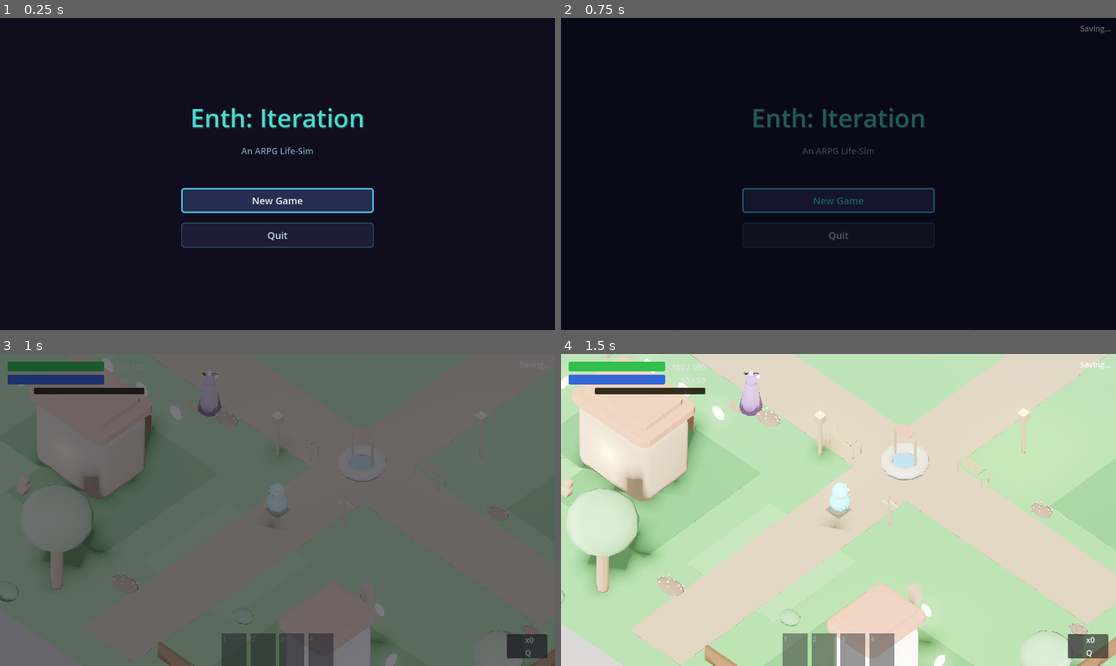
Above: before the commit, frames 1-4 (two rows, left to right).
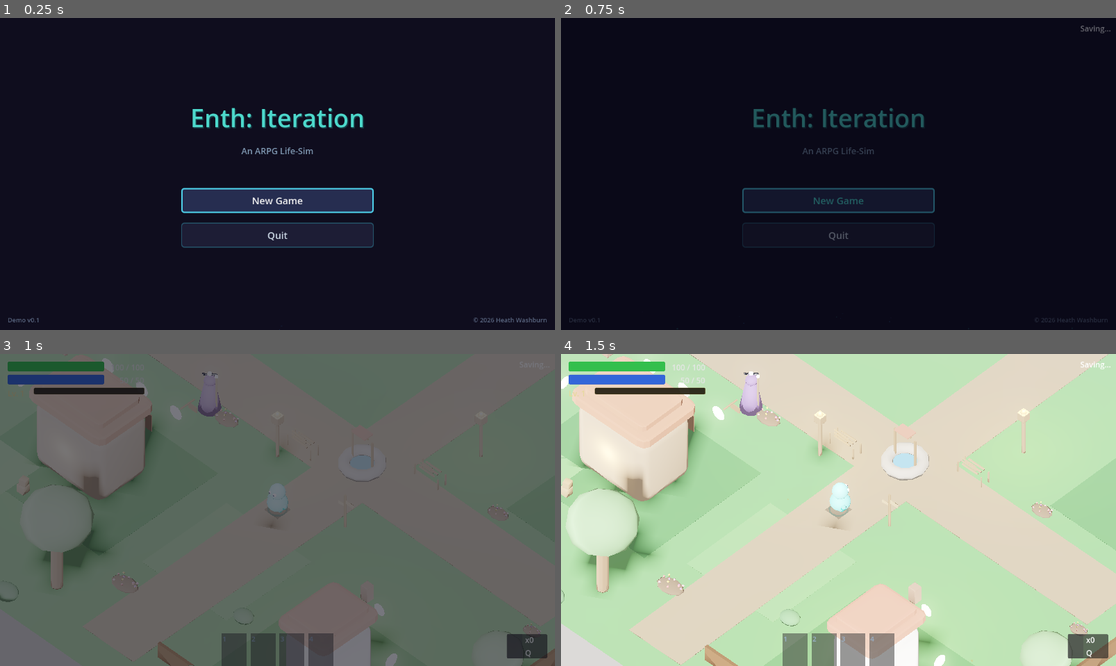
Above: after the commit, the same moments.

Repository: hwashburn1011/enth-iteration
Game: Godot game, scene res://scenes/main/MainMenu.tscn
Same seed, same stepped clock (60 frames per second), same inputs: the game is played once before the commit and once after it.
Inputs (mouse positions are in pixels of both pictures, inside the frame that each line leads up to):
- Up to frame 1 (0.25 s): no input
- Up to frame 2 (0.75 s): click "New Game" at 0.5 s
- Up to frame 3 (1 s): no input
- Up to frame 4 (1.5 s): tap Enter at 1.25 s; move the mouse to (960, 494) at 1.27 s; hold D (move_right) from 1.28 s (still down); tap 1 (ability_1) at 1.35 s; click (960, 494) at 1.42 s

The runs differ from the first frame. In frame 1, 0.1% of the frame differs, in the area x 1-99%, y 95-98%; in frame 2, less than 0.1%; in frame 3, nothing differs; in frame 4, nothing differs.

Commit message:
polish: main menu version/copyright, enemy idle bob
Main menu: "Demo v0.1" bottom-left and "© 2026 Heath Washburn"
bottom-right in muted text. Professional touch.

Enemy idle: subtle sine-wave vertical bob on enemy models when
visible. Makes enemies feel alive even before they aggro.

Co-Authored-By: Claude Opus 4.6 (1M context) <noreply@anthropic.com>

Diff:
--- a/scenes/entities/enemies/enemy_base.gd
+++ b/scenes/entities/enemies/enemy_base.gd
@@ -160,6 +160,10 @@
 		if _health_bar_timer <= 0.0 and _health_bar_bg:
 			_health_bar_bg.visible = false
 			_health_bar_fill.visible = false
+	# Idle bob animation on model
+	if model and visible:
+		var t: float = Time.get_ticks_msec() * 0.003
+		model.position.y = sin(t) * 0.03
 
 
 func _build_enemy_visual() -> void:
--- a/scripts/ui/main_menu.gd
+++ b/scripts/ui/main_menu.gd
@@ -77,6 +77,29 @@
 		(btn as Button).add_theme_color_override(&"font_hover_color", Color(0.3, 0.9, 0.85))
 		(btn as Button).add_theme_font_size_override(&"font_size", 20)
 
+	# Version and copyright footer
+	var version_label: Label = Label.new()
+	version_label.text = "Demo v0.1"
+	version_label.set_anchors_preset(Control.PRESET_BOTTOM_LEFT)
+	version_label.offset_left = 16.0
+	version_label.offset_top = -30.0
+	version_label.offset_bottom = -10.0
+	version_label.add_theme_color_override(&"font_color", Color(0.35, 0.4, 0.5))
+	version_label.add_theme_font_size_override(&"font_size", 13)
+	add_child(version_label)
+
+	var copyright_label: Label = Label.new()
+	copyright_label.text = "© 2026 Heath Washburn"
+	copyright_label.set_anchors_preset(Control.PRESET_BOTTOM_RIGHT)
+	copyright_label.offset_left = -200.0
+	copyright_label.offset_top = -30.0
+	copyright_label.offset_right = -16.0
+	copyright_label.offset_bottom = -10.0
+	copyright_label.horizontal_alignment = HORIZONTAL_ALIGNMENT_RIGHT
+	copyright_label.add_theme_color_override(&"font_color", Color(0.35, 0.4, 0.5))
+	copyright_label.add_theme_font_size_override(&"font_size", 13)
+	add_child(copyright_label)
+
 	# Digital floating particles
 	_spawn_menu_particles()
 
